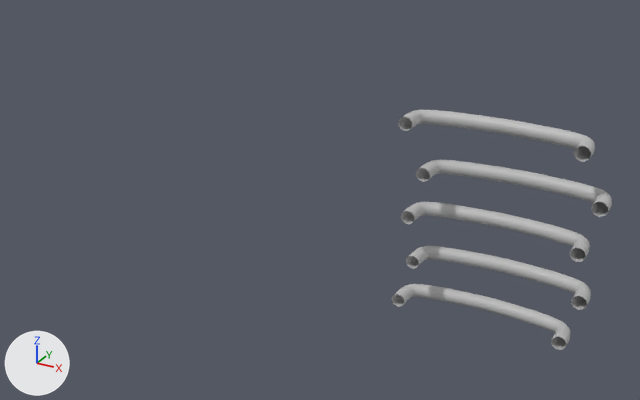
What one commit did to the FBX model TrialsForAGod/Assets/Models/Props - Sewer/ladder.fbx.
One viewpoint serves both versions: a 50 mm lens placed at (15.64, -5.46, 2.68), pointed at (12.54, 0.17, -0.14). Lighting does not change. The marker at lower left points along +X, +Y and +Z. Where no turn or scale is listed for an object, it has been applied to the vertices.

Before the edit, the objects in view are built like this:
```python
me_mesh = bpy.data.meshes.new('Mesh')
me_mesh.from_pydata(...)  # 1200 vertices, 1120 faces; spans x -0.71..0.76, y -0.17..0.17, z -0.75..0.75
me_mesh.materials.append(mat_lambert1)  # grey #bcbcbc
ob_ladder = bpy.data.objects.new('ladder', me_mesh)
ob_ladder.location = (14.0, 0.089, 0.0)
```
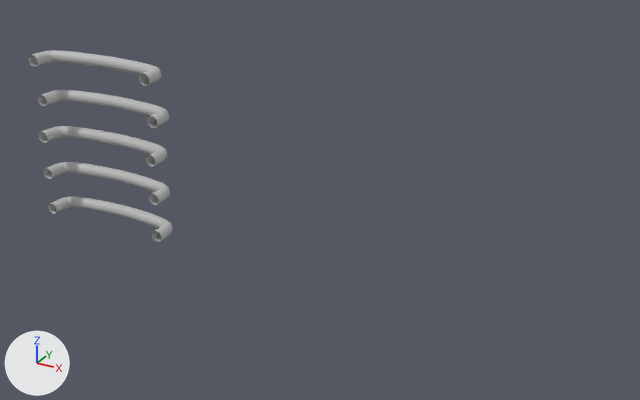
Location of each change, [x1, y1, x2, y2] in pixels of the pictures (640 x 400 px; the box of a moved part takes in the faces that stretch with it):
'ladder', reshaped, moved (34% narrower, 20% shorter)
    before: [392, 109, 612, 350]
    after: [28, 50, 173, 242]
part 1 of me_mesh, moved or reshaped
    before: [401, 202, 590, 262]
    after: [39, 126, 167, 167]
part 2 of me_mesh, moved or reshaped
    before: [406, 246, 591, 310]
    after: [44, 162, 170, 205]
part 3 of me_mesh, moved or reshaped
    before: [416, 160, 612, 217]
    after: [38, 90, 169, 128]

The edits, one by one:
me_mesh has 1200 vertices, 1120 faces and spans x -0.71..0.76, y -0.17..0.17, z -0.75..0.75.
me_mesh is used by ob_ladder; location (14.0, 0.089, 0.0).
me_mesh part 1: the loose piece of 240 vertices spanning x -0.66..0.66, y -0.17..0.17, z -0.05..0.05 is moved by (-0.05, 0.0, 0.0).
me_mesh part 2: the loose piece of 240 vertices spanning x -0.61..0.71, y -0.17..0.17, z -0.4..-0.3 is moved by (-0.1, 0.0, 0.0).
me_mesh part 3: the loose piece of 240 vertices spanning x -0.56..0.76, y -0.17..0.17, z 0.3..0.4 is moved by (-0.1, 0.0, 0.0).
Object 'ladder' (ob_ladder) moves from (14.0, 0.089, 0.0) to (10.5, 0.089, 0.0).
